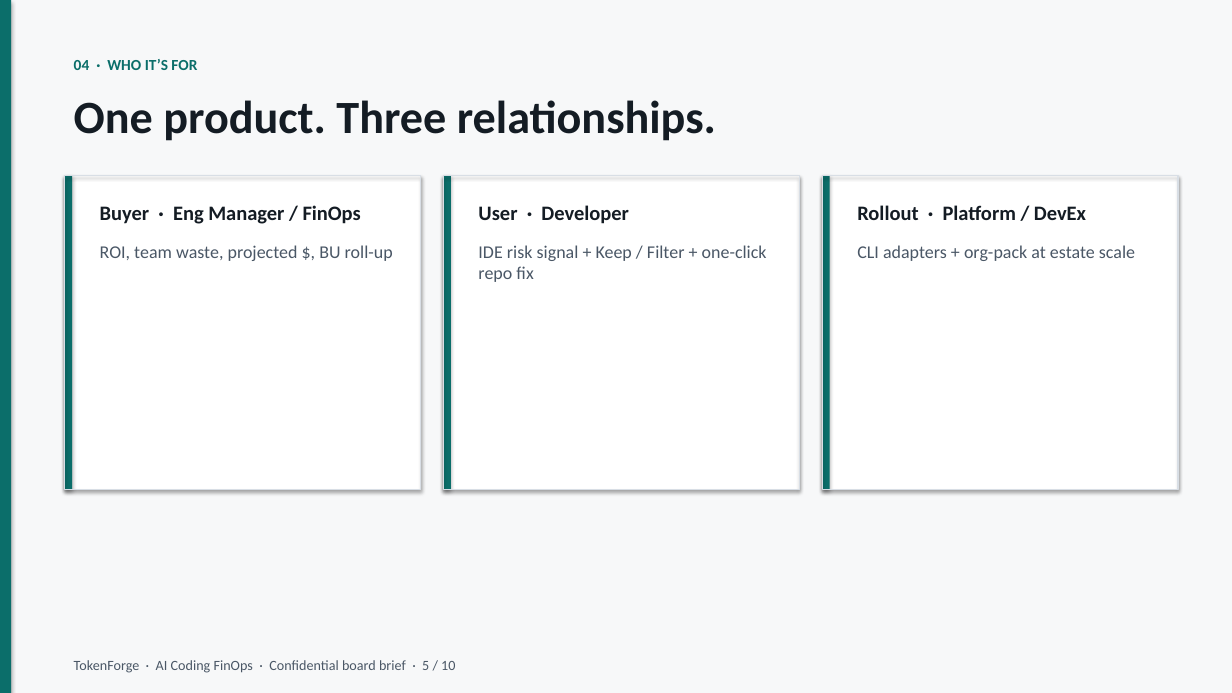
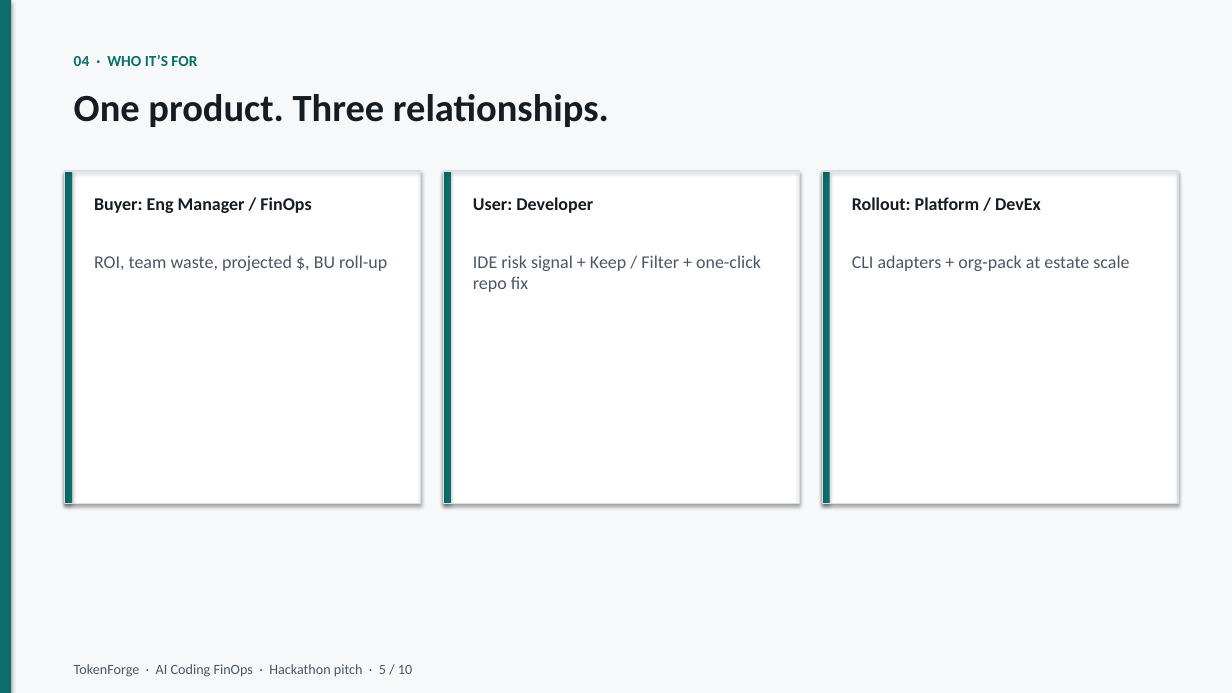
Before and after one commit to JordyNicholas/TokenForge, a slide deck: slide 5 of docs/pitch/TokenForge-Pitch.pptx. Drawn at 1232x693 pixels with LibreOffice and Linux fonts; fonts in the diff are those of the drawing. Boxes give left, top, right and bottom in pixels: in the first picture for what was removed or moved away, otherwise in the second. Text is boxed around its words. In the diff, an @@ line names an element or a change of style, - is before the commit and + after.

```diff
--- a/docs/pitch/TokenForge-Pitch.pptx
+++ b/docs/pitch/TokenForge-Pitch.pptx
@@ text "04 · WHO IT’S FOR": place and size @@
-text "04 · WHO IT’S FOR" at <box>74,59,197,70</box>
+text "04 · WHO IT’S FOR" at <box>74,55,197,66</box>
@@ text "One product. Three relationships." at <box>74,94,609,127</box>: size 36 to 30 pt @@
@@ rectangle: place and size @@
-rectangle at <box>65,176,421,490</box>
+rectangle at <box>65,171,421,504</box>
@@ rectangle: place and size @@
-rectangle at <box>65,176,421,490</box>
+rectangle at <box>65,171,421,504</box>
@@ rectangle: place and size @@
-rectangle at <box>65,176,72,490</box>
+rectangle at <box>65,171,72,504</box>
@@ rectangle: place and size @@
-rectangle at <box>444,176,799,490</box>
+rectangle at <box>444,171,799,504</box>
@@ rectangle: place and size @@
-rectangle at <box>444,176,799,490</box>
+rectangle at <box>444,171,799,504</box>
@@ rectangle: place and size @@
-rectangle at <box>444,176,451,490</box>
+rectangle at <box>444,171,451,504</box>
@@ rectangle: place and size @@
-rectangle at <box>823,176,1178,490</box>
+rectangle at <box>823,171,1178,504</box>
@@ rectangle: place and size @@
-rectangle at <box>823,176,1178,490</box>
+rectangle at <box>823,171,1178,504</box>
@@ rectangle: place and size @@
-rectangle at <box>823,176,830,490</box>
+rectangle at <box>823,171,830,504</box>
@@ text at <box>94,197,311,213</box>: text changed; size 16 to 14 pt @@
-Buyer · Eng Manager / FinOps
+Buyer: Eng Manager / FinOps
@@ text at <box>473,197,593,213</box>: text changed; size 16 to 14 pt @@
-User · Developer
+User: Developer
@@ text at <box>852,197,1041,210</box>: text changed; size 16 to 14 pt @@
-Rollout · Platform / DevEx
+Rollout: Platform / DevEx
@@ text "ROI, team waste, projected $, ...": place and size @@
-text "ROI, team waste, projected $, ..." at <box>100,245,393,261</box>
+text "ROI, team waste, projected $, ..." at <box>94,255,387,271</box>
@@ more space between paragraphs in 3 elements at <box>852,255,1129,271</box>, <box>94,255,387,271</box>, <box>473,255,761,292</box> @@
@@ text "IDE risk signal + Keep ...": place and size @@
-text "IDE risk signal + Keep ..." at <box>478,245,767,282</box>
+text "IDE risk signal + Keep ..." at <box>473,255,761,292</box>
@@ text "CLI adapters + org-pack at ...": place and size @@
-text "CLI adapters + org-pack at ..." at <box>857,245,1135,261</box>
+text "CLI adapters + org-pack at ..." at <box>852,255,1129,271</box>
@@ text at <box>74,664,412,677</box>: text changed @@
-TokenForge · AI Coding FinOps · Confidential board brief · 5 / 10
+TokenForge · AI Coding FinOps · Hackathon pitch · 5 / 10
```
Also in this commit, not shown: 9 other slides changed, 2 other files.
